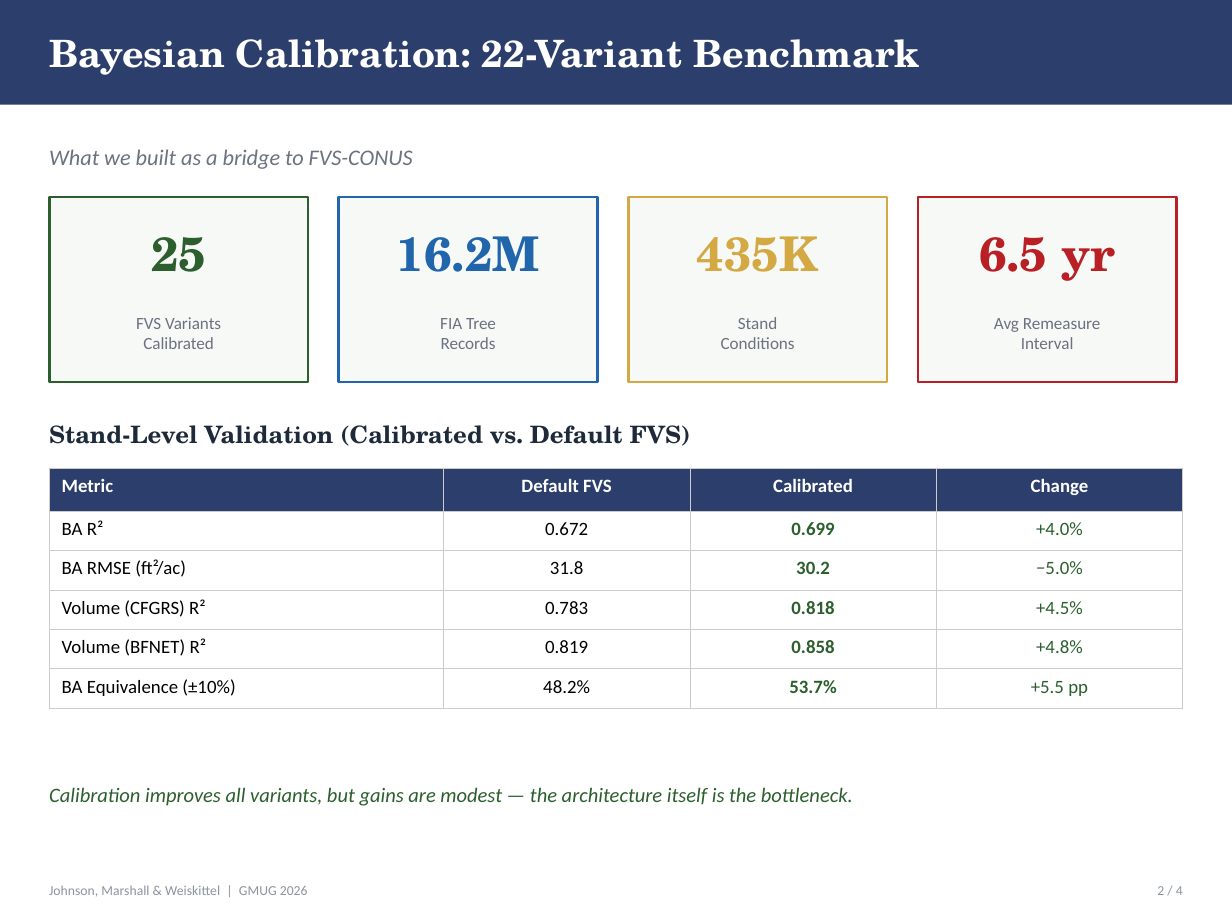
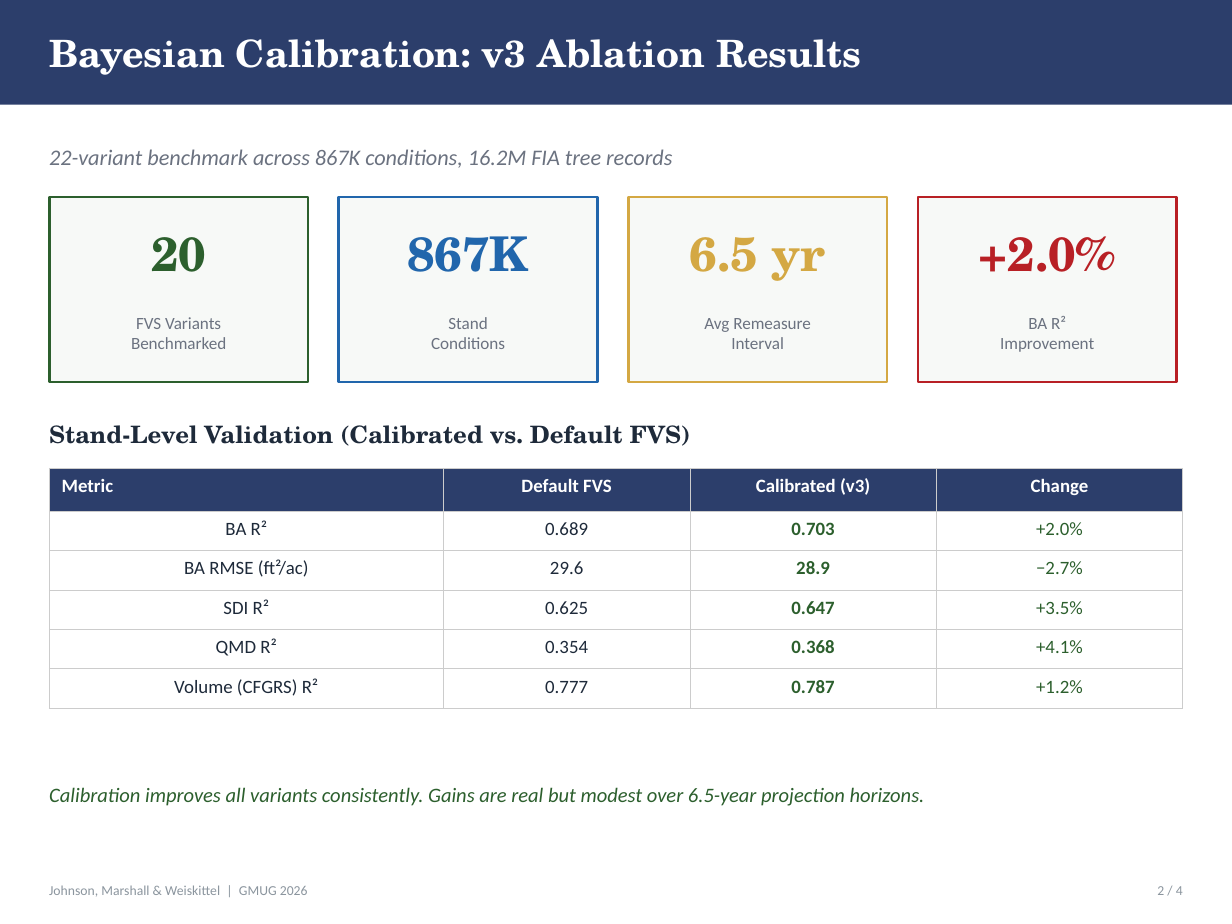
Before and after one commit to holoros/fvs-modern, a slide deck: slide 2 of calibration/slides/gmug_aaron_slides.pptx. Drawn at 1232x924 pixels with LibreOffice and Linux fonts; fonts in the diff are those of the drawing. Boxes give left, top, right and bottom in pixels: in the first picture for what was removed or moved away, otherwise in the second. Text is boxed around its words. In the diff, an @@ line names an element or a change of style, - is before the commit and + after.

```diff
--- a/calibration/slides/gmug_aaron_slides.pptx
+++ b/calibration/slides/gmug_aaron_slides.pptx
@@ text at [49, 39, 861, 75]: text changed @@
-Bayesian Calibration: 22-Variant Benchmark
+Bayesian Calibration: v3 Ablation Results
@@ text at [49, 149, 672, 168]: text changed @@
-What we built as a bridge to FVS-CONUS
+22-variant benchmark across 867K conditions, 16.2M FIA tree records
@@ text at [151, 237, 206, 272]: text changed @@
-25
+20
@@ text at [407, 236, 528, 272]: text changed @@
-16.2M
+867K
@@ text at [690, 237, 826, 281]: text changed @@
-435K
+6.5 yr
@@ text at [979, 236, 1116, 272]: text changed @@
-6.5 yr
++2.0%
@@ text at [431, 317, 505, 349]: text changed @@
-FIA Tree
-Records
+Stand
+Conditions
@@ text at [704, 318, 811, 349]: text changed @@
-Stand
-Conditions
+Avg Remeasure
+Interval
@@ text at [1000, 316, 1094, 352]: text changed @@
-Avg Remeasure
-Interval
+BA R²
+Improvement
@@ text at [131, 337, 226, 349]: text changed @@
-Calibrated
+Benchmarked
@@ table at [49, 468, 1183, 700] @@
-row 1, column 3: Calibrated
+row 1, column 3: Calibrated (v3)
-row 2: BA R² | 0.672 | 0.699 | +4.0%
+row 2: BA R² | 0.689 | 0.703 | +2.0%
-row 3: BA RMSE (ft²/ac) | 31.8 | 30.2 | −5.0%
+row 3: BA RMSE (ft²/ac) | 29.6 | 28.9 | −2.7%
-row 4: Volume (CFGRS) R² | 0.783 | 0.818 | +4.5%
+row 4: SDI R² | 0.625 | 0.647 | +3.5%
-row 5: Volume (BFNET) R² | 0.819 | 0.858 | +4.8%
+row 5: QMD R² | 0.354 | 0.368 | +4.1%
-row 6: BA Equivalence (±10%) | 48.2% | 53.7% | +5.5 pp
+row 6: Volume (CFGRS) R² | 0.777 | 0.787 | +1.2%
@@ text colour #000000 to #1E2A3A in "BA R²", "BA RMSE (ft²/ac)" @@
@@ alignment left to centre @@
@@ text at [49, 787, 925, 806]: text changed @@
-Calibration improves all variants, but gains are modest — the architecture itself is the bottleneck.
+Calibration improves all variants consistently. Gains are real but modest over 6.5-year projection horizons.
```
Also in this commit, not shown: 2 other slides changed, 8 other files.
